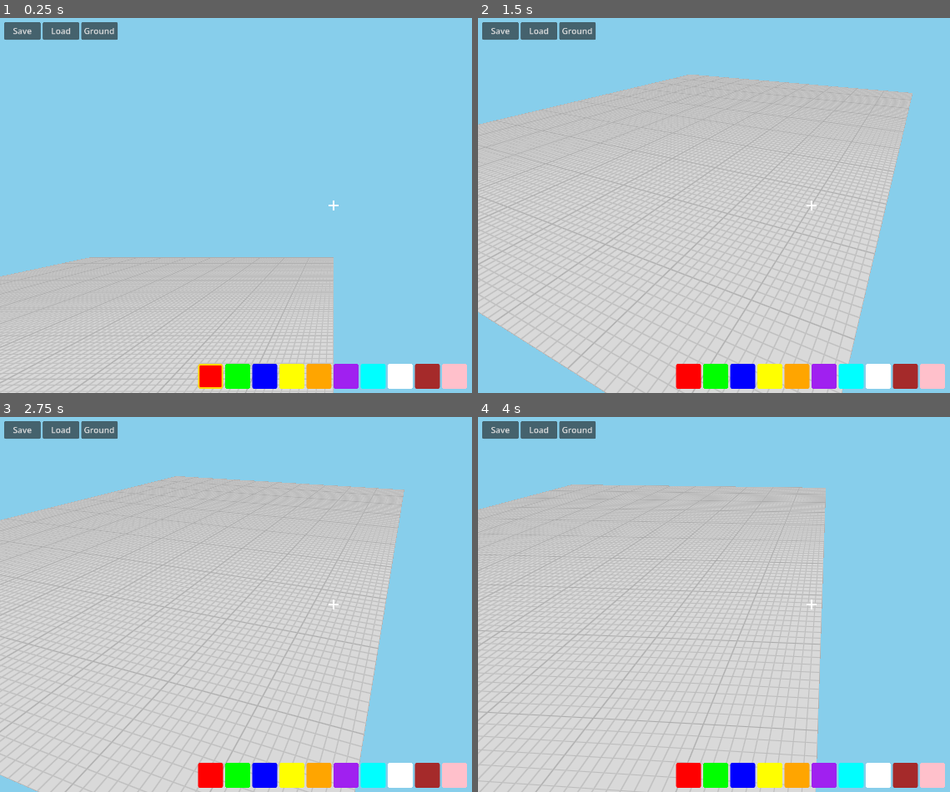
Above: before the commit, frames 1-4 (two rows, left to right).
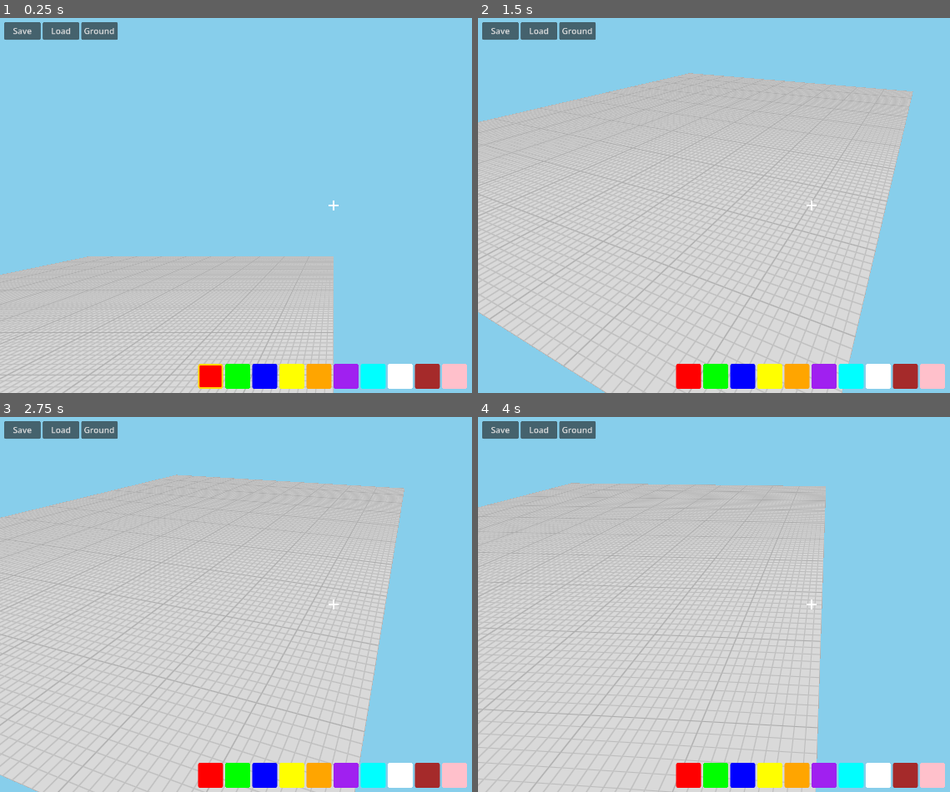
Above: after the commit, the same moments.

Repository: shbshc/building-game
Game: Godot game, scene res://scenes/main.tscn
Two runs of this game, one before a commit and one after it. Both use one fixed random seed, a clock stepped at 60 frames per second and the inputs below.
Inputs (mouse positions are in pixels of both pictures, inside the frame that each line leads up to):
- Up to frame 1 (0.25 s): no input
- Up to frame 2 (1.5 s): click (690, 378) at 0.5 s; click (714, 378) at 1.25 s
- Up to frame 3 (2.75 s): click (264, 777) at 2 s
- Up to frame 4 (4 s): click (770, 777) at 2.75 s; click (798, 777) at 3.5 s

The runs differ from the first frame. In frame 1, 1.5% of the frame differs, in the area x 0-71%, y 63-100%; in frame 2, 6.2%; in frame 3, 6.3%, in the area x 0-86%, y 15-100%; in frame 4, 5.8%.

Commit message:
fix: blocks now centered at grid+0.5 in ALL axes (XYZ), ground at y=0, all refs updated

Diff:
--- a/scripts/block_manager.gd
+++ b/scripts/block_manager.gd
@@ -26,7 +26,7 @@
         return false
     var mesh := MeshInstance3D.new()
     mesh.mesh = BoxMesh.new()
-    mesh.position = Vector3(grid_pos) + Vector3(0.5, 0, 0.5)
+    mesh.position = Vector3(grid_pos) + Vector3(0.5, 0.5, 0.5)
     var mat := StandardMaterial3D.new()
     mat.albedo_color = selected_color
     mesh.material_override = mat
--- a/scripts/ground.gd
+++ b/scripts/ground.gd
@@ -4,7 +4,6 @@
 @export var grid_color := Color(0.4, 0.4, 0.4)
 
 func _ready():
-    position.y = -0.5
     mesh = PlaneMesh.new()
     mesh.size = Vector2(100, 100)
     mesh.orientation = PlaneMesh.FACE_Y
--- a/scripts/raycast_handler.gd
+++ b/scripts/raycast_handler.gd
@@ -91,7 +91,7 @@
 		var parent = result.collider.get_parent()
 		if parent is MeshInstance3D:
 			var pos = parent.position
-			var grid_pos = Vector3i(int(pos.x - 0.5), int(pos.y), int(pos.z - 0.5))
+			var grid_pos = Vector3i(int(pos.x - 0.5), int(pos.y - 0.5), int(pos.z - 0.5))
 			block_manager.remove_block(grid_pos)
 
 func _raycast() -> Dictionary:
@@ -112,7 +112,7 @@
 		var grid_pos = _world_to_grid(result.position, result.normal)
 		if grid_pos != null and block_manager.can_place_at(grid_pos):
 			highlight.visible = true
-			highlight.position = Vector3(grid_pos) + Vector3(0.5, 0, 0.5)
+			highlight.position = Vector3(grid_pos) + Vector3(0.5, 0.5, 0.5)
 		else:
 			highlight.visible = false
 	else:
